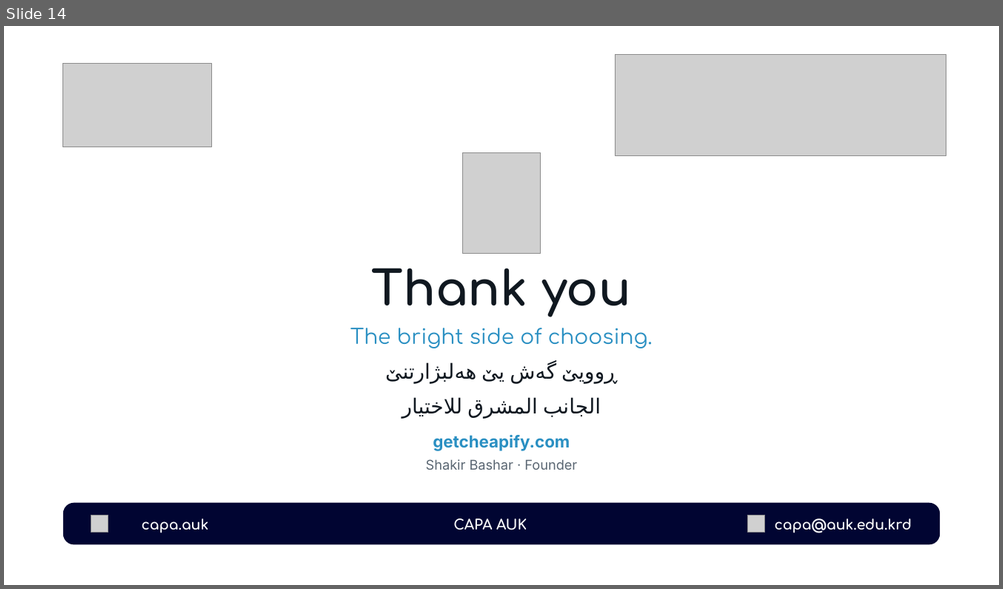
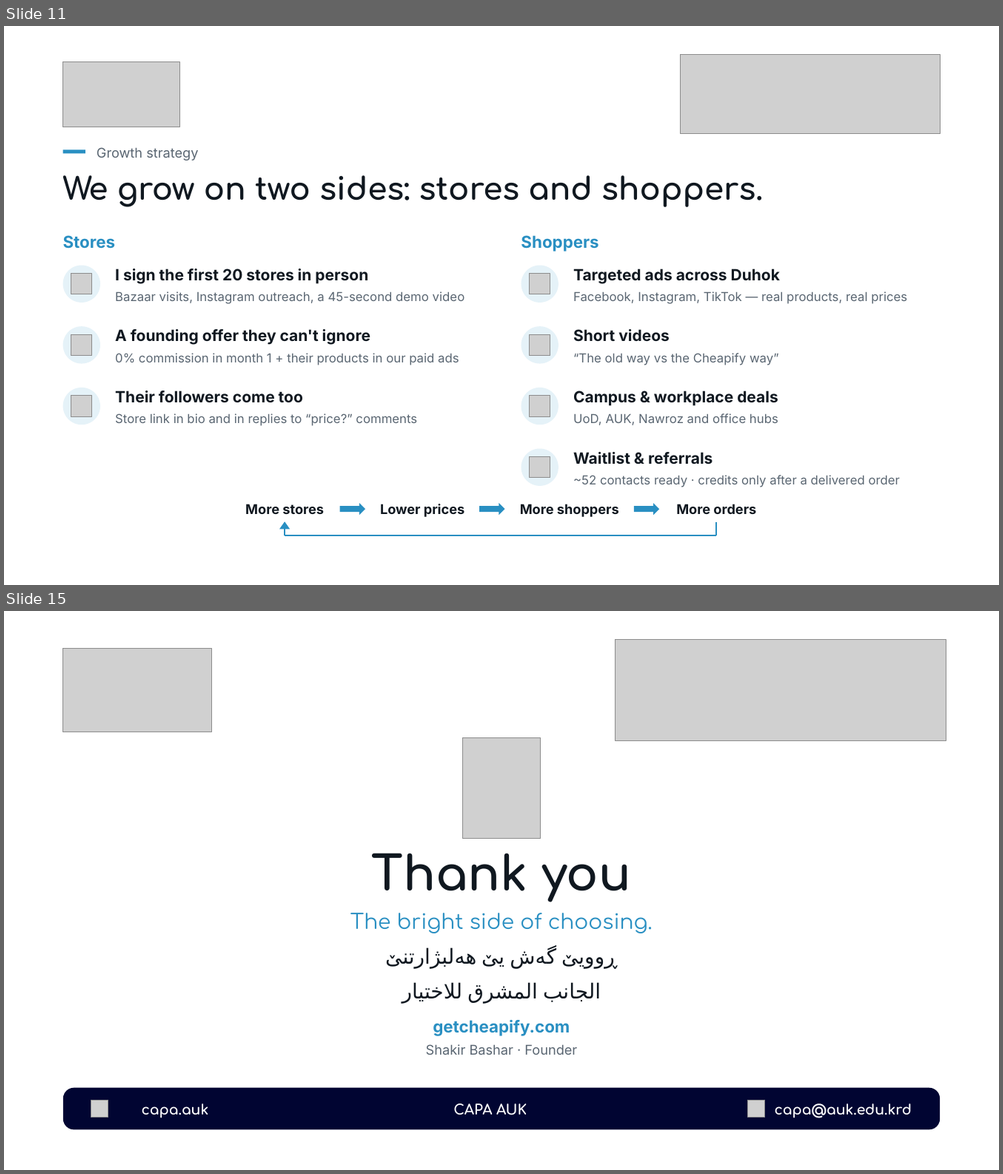
Before and after one commit to shakerbr/cheapify, a slide deck: presentation/Cheapify-GIZ-Pitch.pptx. Shown one above the other, each under a label of ours: slide 14 before the commit, slides 11 and 15 after it; the slides between them are not shown. The pictures are 1003x589 and 1003x1174 pixels, drawn with LibreOffice and Linux fonts; fonts in the diff are those of the drawing; grey boxes stand for pictures; background and template pictures are left out. Boxes give left, top, right and bottom in pixels: in the first picture for what was removed or moved away, otherwise in the second. Text is boxed around its words. In the diff, an @@ line names an element or a change of style, - is before the commit and + after.

```diff
--- a/presentation/Cheapify-GIZ-Pitch.pptx
+++ b/presentation/Cheapify-GIZ-Pitch.pptx
@@ slide 11 added at <box>4,26,999,585</box>, background #FFFFFF @@
@@ picture added at <box>63,62,179,127</box> @@
@@ picture added at <box>680,54,940,133</box> @@
@@ rectangle added at <box>63,150,85,153</box>, fill #298FC2 @@
@@ text added at <box>96,147,198,161</box>, 13 pt, text #5A6672 @@
+Growth strategy
@@ text added at <box>63,175,762,207</box>, 30 pt, text #101820, bold @@
+We grow on two sides: stores and shoppers.
@@ text added at <box>63,235,116,249</box>, 16 pt, text #298FC2, bold @@
+Stores
@@ text added at <box>521,235,598,252</box>, 16 pt, text #298FC2, bold @@
+Shoppers
@@ group added at <box>63,266,465,304</box>: 2 texts, 1 ellipse, 1 picture @@
+I sign the first 20 stores in person
+Bazaar visits, Instagram outreach, a 45-second demo video
@@ group added at <box>521,266,907,304</box>: 2 texts, 1 ellipse, 1 picture @@
+Targeted ads across Duhok
+Facebook, Instagram, TikTok — real products, real prices
@@ group added at <box>63,326,459,366</box>: 2 texts, 1 ellipse, 1 picture @@
+A founding offer they can't ignore
+0% commission in month 1 + their products in our paid ads
@@ group added at <box>521,326,779,366</box>: 2 texts, 1 ellipse, 1 picture @@
+Short videos
+“The old way vs the Cheapify way”
@@ group added at <box>63,388,417,426</box>: 2 texts, 1 ellipse, 1 picture @@
+Their followers come too
+Store link in bio and in replies to “price?” comments
@@ group added at <box>521,388,778,426</box>: 2 texts, 1 ellipse, 1 picture @@
+Campus & workplace deals
+UoD, AUK, Nawroz and office hubs
@@ group added at <box>521,449,899,488</box>: 2 texts, 1 ellipse, 1 picture @@
+Waitlist & referrals
+~52 contacts ready · credits only after a delivered order
@@ text added at <box>245,504,324,514</box>, 13 pt, text #101820, bold @@
+More stores
@@ right arrow added at <box>340,503,365,515</box>, fill #298FC2 @@
@@ text added at <box>380,504,465,517</box>, 13 pt, text #101820, bold @@
+Lower prices
@@ right arrow added at <box>479,503,505,515</box>, fill #298FC2 @@
@@ text added at <box>520,504,619,517</box>, 13 pt, text #101820, bold @@
+More shoppers
@@ right arrow added at <box>634,503,659,515</box>, fill #298FC2 @@
@@ text added at <box>676,504,756,514</box>, 13 pt, text #101820, bold @@
+More orders
@@ group added at <box>279,522,717,537</box>: 3 lines, 1 triangle @@
@@ what was slide 14 is now slide 15 @@
```
Also in this commit, not shown: 10 slides changed, 3 other slides added, 2 slides removed, 31 other files.
